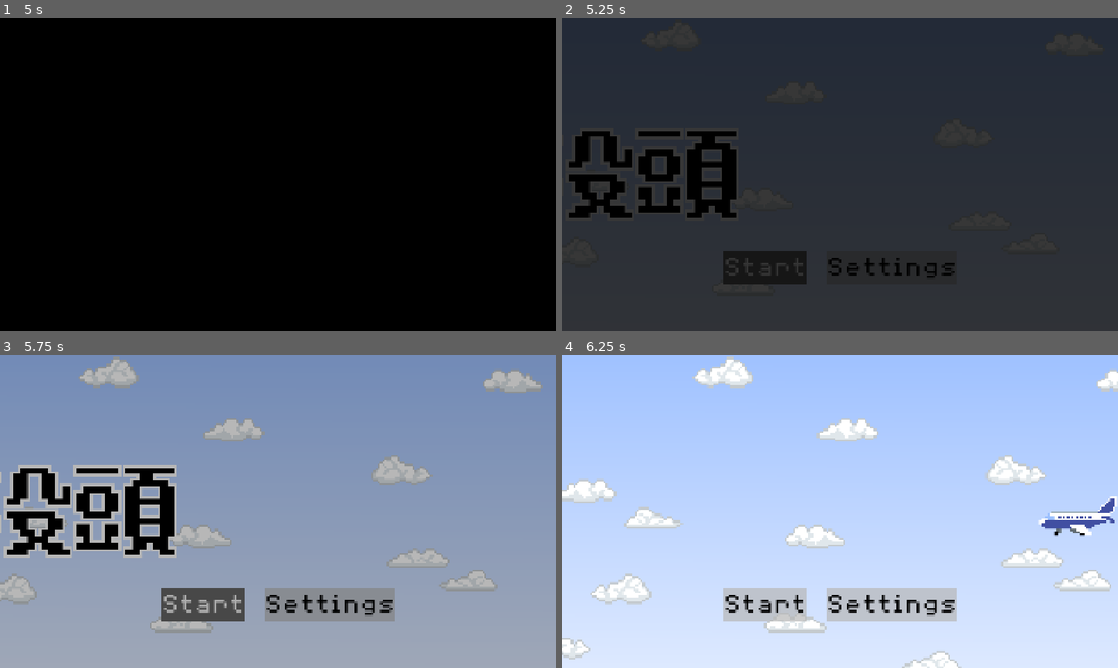
Above: before the commit, frames 1-4 (two rows, left to right).
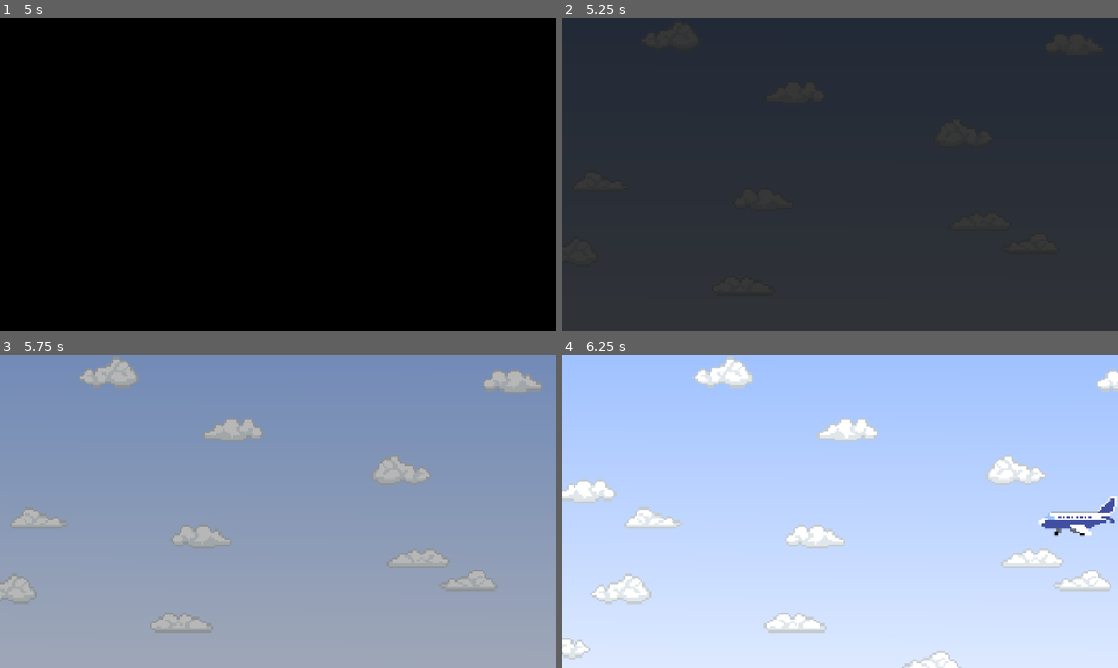
Above: after the commit, the same moments.

Repository: emkartch/Capstone_Bottoh
Game: Godot game, scene res://main.tscn
Two runs of this game, one before a commit and one after it. Both use one fixed random seed, a clock stepped at 60 frames per second and the inputs below.
Inputs (mouse positions are in pixels of both pictures, inside the frame that each line leads up to):
- Up to frame 1 (5 s): click "Convenience Store (Outside)" at 0.5 s; click "Stationary Store (Outside)" at 1.25 s; click "Bookstore (Outside)" at 2 s; click "Clothing Store (Outside)" at 2.75 s; click "Hardware Store (Outside)" at 3.5 s; click (200, 268) at 4.25 s, where only the run before the commit has a clickable "Start"
- Up to frame 2 (5.25 s): click (762, 268) at 5 s, where only the run before the commit has a clickable "Start"
- Up to frame 3 (5.75 s): no input
- Up to frame 4 (6.25 s): click "Barber Shop (Outside)" at 5.75 s

Frame 1 is identical in both runs. In frame 2, 5.9% of the frame differs, in the area x 1-71%, y 36-86%; in frame 3, 11%, in the area x 0-71%, y 35-86%; in frame 4, 4.1%.

Commit message:
Title Screen Animation

Diff:
--- a/没頭-(bottou)/hud/in game/hud.gd
+++ b/没頭-(bottou)/hud/in game/hud.gd
@@ -14,7 +14,9 @@
 @onready var transition_animation = get_node("/root/Main/SceneTransitionAnimation/AnimationPlayer")
 @onready var title_screen_animate = $TitleScreen/AnimationPlayer
 @onready var title_screen_background = $TitleScreen/Background
-@onready var title_screen_passport = $TitleScreen/Passport
+@onready var title_screen_uspassport = $TitleScreen/USPassport
+@onready var title_screen_jpnpassport = $TitleScreen/JPNPassport
+@onready var title_screen_logo = $TitleScreen/TitleLogo
 
 func _ready():
 
@@ -23,7 +25,9 @@
 	in_game.visible = false
 
 	title_screen_background.texture = preload("res://hud/title screen/TitleScreen1.png")
-	title_screen_passport.position.x = 1920
+	title_screen_uspassport.position.x = 1920
+	title_screen_logo.position.x = -720
+	title_screen_jpnpassport.position = Vector2(148,-498)
 
 func show_start():
 
--- a/没頭-(bottou)/hud/in game/hud.tscn
+++ b/没頭-(bottou)/hud/in game/hud.tscn
@@ -17,6 +17,7 @@
 [ext_resource type="Texture2D" uid="uid://dg8df3c2mesr8" path="res://hud/title screen/OpenPassport1.png" id="14_s867w"]
 [ext_resource type="Texture2D" uid="uid://chrxsdpem181w" path="res://hud/title screen/TitleScreen1.png" id="14_ul0pr"]
 [ext_resource type="Texture2D" uid="uid://bu42hxku0aoel" path="res://hud/title screen/OpenPassport2.png" id="15_31xeh"]
+[ext_resource type="Texture2D" uid="uid://c7yhenlutu15v" path="res://hud/title screen/JapanPassport.png" id="15_mcppi"]
 [ext_resource type="Texture2D" uid="uid://b48e6qamaq6yx" path="res://hud/title screen/Title Logo.png" id="15_n3i3j"]
 [ext_resource type="Texture2D" uid="uid://j5dw0oh5d7nl" path="res://hud/title screen/TitleScreen2.png" id="15_s867w"]
 [ext_resource type="Texture2D" uid="uid://cokjp58l2p7fs" path="res://hud/title screen/OpenPassport3.png" id="16_n3i3j"]
@@ -48,6 +49,7 @@
 [ext_resource type="Texture2D" uid="uid://c5x0538lpyemm" path="res://hud/title screen/TitleScreen16.png" id="29_iqqq5"]
 [ext_resource type="Texture2D" uid="uid://djex00qvly55r" path="res://hud/title screen/OpenPassport16.png" id="29_wmwpu"]
 [ext_resource type="Texture2D" uid="uid://bqob760vud5ck" path="res://hud/title screen/TitleScreen17.png" id="30_31xeh"]
+[ext_resource type="Texture2D" uid="uid://cuwk73vu050o2" path="res://inventory/USPassport.png" id="49_nfxdc"]
 
 [sub_resource type="StyleBoxTexture" id="StyleBoxTexture_jvpmi"]
 texture = ExtResource("4_hwufu")
@@ -135,7 +137,7 @@
 tracks/1/type = "value"
 tracks/1/imported = false
 tracks/1/enabled = true
-tracks/1/path = NodePath("Passport:position")
+tracks/1/path = NodePath("USPassport:position")
 tracks/1/interp = 1
 tracks/1/loop_wrap = true
 tracks/1/keys = {
@@ -147,7 +149,7 @@
 tracks/2/type = "value"
 tracks/2/imported = false
 tracks/2/enabled = true
-tracks/2/path = NodePath("Passport:rotation")
+tracks/2/path = NodePath("USPassport:rotation")
 tracks/2/interp = 1
 tracks/2/loop_wrap = true
 tracks/2/keys = {
@@ -159,7 +161,7 @@
 tracks/3/type = "value"
 tracks/3/imported = false
 tracks/3/enabled = true
-tracks/3/path = NodePath("Passport:texture")
+tracks/3/path = NodePath("USPassport:texture")
 tracks/3/interp = 1
 tracks/3/loop_wrap = true
 tracks/3/keys = {
@@ -171,7 +173,7 @@
 tracks/4/type = "bezier"
 tracks/4/imported = false
 tracks/4/enabled = true
-tracks/4/path = NodePath("Title Logo:position:x")
+tracks/4/path = NodePath("TitleLogo:position:x")
 tracks/4/interp = 1
 tracks/4/loop_wrap = true
 tracks/4/keys = {
@@ -179,6 +181,42 @@
 "points": PackedFloat32Array(-107.88086, -0.25, 0, 0.25, 0),
 "times": PackedFloat32Array(0)
 }
+tracks/5/type = "value"
+tracks/5/imported = false
+tracks/5/enabled = true
+tracks/5/path = NodePath("USPassport:size")
+tracks/5/interp = 1
+tracks/5/loop_wrap = true
+tracks/5/keys = {
+"times": PackedFloat32Array(0),
+"transitions": PackedFloat32Array(1),
+"update": 0,
+"values": [Vector2(704.00024, 464.00037)]
+}
+tracks/6/type = "value"
+tracks/6/imported = false
+tracks/6/enabled = true
+tracks/6/path = NodePath("JPNPassport:position")
+tracks/6/interp = 1
+tracks/6/loop_wrap = true
+tracks/6/keys = {
+"times": PackedFloat32Array(0),
+"transitions": PackedFloat32Array(1),
+"update": 0,
+"values": [Vector2(148, 271)]
+}
+tracks/7/type = "value"
+tracks/7/imported = false
+tracks/7/enabled = true
+tracks/7/path = NodePath("TSButtons:modulate")
+tracks/7/interp = 1
+tracks/7/loop_wrap = true
+tracks/7/keys = {
+"times": PackedFloat32Array(0),
+"transitions": PackedFloat32Array(1),
+"update": 0,
+"values": [Color(1, 1, 1, 0)]
+}
 
 [sub_resource type="Animation" id="Animation_s3k6s"]
 resource_name = "passport"
@@ -186,7 +224,7 @@
 tracks/0/type = "value"
 tracks/0/imported = false
 tracks/0/enabled = true
-tracks/0/path = NodePath("Passport:position")
+tracks/0/path = NodePath("USPassport:position")
 tracks/0/interp = 1
 tracks/0/loop_wrap = true
 tracks/0/keys = {
@@ -198,7 +236,7 @@
 tracks/1/type = "value"
 tracks/1/imported = false
 tracks/1/enabled = true
-tracks/1/path = NodePath("Passport:rotation")
+tracks/1/path = NodePath("USPassport:rotation")
 tracks/1/interp = 1
 tracks/1/loop_wrap = true
 tracks/1/keys = {
@@ -210,7 +248,7 @@
 tracks/2/type = "value"
 tracks/2/imported = false
 tracks/2/enabled = true
-tracks/2/path = NodePath("Passport:texture")
+tracks/2/path = NodePath("USPassport:texture")
 tracks/2/interp = 1
 tracks/2/loop_wrap = true
 tracks/2/keys = {
@@ -241,19 +279,19 @@
 tracks/1/type = "value"
 tracks/1/imported = false
 tracks/1/enabled = true
-tracks/1/path = NodePath("Passport:position")
+tracks/1/path = NodePath("USPassport:position")
 tracks/1/interp = 1
 tracks/1/loop_wrap = true
 tracks/1/keys = {
-"times": PackedFloat32Array(1.2750281, 1.9750282, 4, 4.5),
-"transitions": PackedFloat32Array(0.5, 2, 0.5, 2),
-"update": 0,
-"values": [Vector2(1920, 308), Vector2(608, 308), Vector2(608, 308), Vector2(1050, 308)]
+"times": PackedFloat32Array(1.2750281, 1.9750282, 3.475, 4, 4.5),
+"transitions": PackedFloat32Array(0.5, 2, 0, 0.5, 2),
+"update": 0,
+"values": [Vector2(1920, 308), Vector2(608, 308), Vector2(608, 308), Vector2(960, 308), Vector2(1400, 308)]
 }
 tracks/2/type = "value"
 tracks/2/imported = false
 tracks/2/enabled = true
-tracks/2/path = NodePath("Passport:rotation")
+tracks/2/path = NodePath("USPassport:rotation")
 tracks/2/interp = 1
 tracks/2/loop_wrap = true
 tracks/2/keys = {
@@ -265,19 +303,19 @@
 tracks/3/type = "value"
 tracks/3/imported = false
 tracks/3/enabled = true
-tracks/3/path = NodePath("Passport:texture")
+tracks/3/path = NodePath("USPassport:texture")
 tracks/3/interp = 1
 tracks/3/loop_wrap = true
 tracks/3/keys = {
 "times": PackedFloat32Array(1.9750282, 2.0750282, 2.175028, 2.275028, 2.3750284, 2.4750283, 2.5750282, 2.675028, 2.775028, 2.8750284, 2.9750283, 3.0750282, 3.175028, 3.275028, 3.375028, 3.4750283, 4),
 "transitions": PackedFloat32Array(1, 1, 1, 1, 1, 1, 1, 1, 1, 1, 1, 1, 1, 1, 1, 1, 1),
 "update": 1,
-"values": [ExtResource("14_s867w"), ExtResource("15_31xeh"), …(324 unchanged characters)… , ExtResource("29_wmwpu"), ExtResource("15_31xeh")]
+"values": [ExtResource("14_s867w"), ExtResource("15_31xeh"), …(324 unchanged characters)… , ExtResource("29_wmwpu"), ExtResource("49_nfxdc")]
 }
 tracks/4/type = "bezier"
 tracks/4/imported = false
 tracks/4/enabled = true
-tracks/4/path = NodePath("Title Logo:position:x")
+tracks/4/path = NodePath("TitleLogo:position:x")
 tracks/4/interp = 1
 tracks/4/loop_wrap = true
 tracks/4/keys = {
@@ -285,6 +323,42 @@
 "points": PackedFloat32Array(-720, 0, 0, 0.22655416, 368, 600.00055, -0.75071716, -729.00055, 0, 0),
 "times": PackedFloat32Array(3.7, 4.6)
 }
+tracks/5/type = "value"
+tracks/5/imported = false
+tracks/5/enabled = true
+tracks/5/path = NodePath("USPassport:size")
+tracks/5/interp = 1
+tracks/5/loop_wrap = true
+tracks/5/keys = {
+"times": PackedFloat32Array(3.475, 4),
+"transitions": PackedFloat32Array(0, 1),
+"update": 0,
+"values": [Vector2(704.00024, 464.00037), Vector2(352, 464)]
+}
+tracks/6/type = "value"
+tracks/6/imported = false
+tracks/6/enabled = true
+tracks/6/path = NodePath("JPNPassport:position")
+tracks/6/interp = 1
+tracks/6/loop_wrap = true
+tracks/6/keys = {
+"times": PackedFloat32Array(4.5, 5),
+"transitions": PackedFloat32Array(0.5, 2),
+"update": 0,
+"values": [Vector2(148, -498), Vector2(148, 271)]
+}
+tracks/7/type = "value"
+tracks/7/imported = false
+tracks/7/enabled = true
+tracks/7/path = NodePath("TSButtons:modulate")
+tracks/7/interp = 1
+tracks/7/loop_wrap = true
+tracks/7/keys = {
+"times": PackedFloat32Array(5.1, 5.4),
+"transitions": PackedFloat32Array(1, 1),
+"update": 0,
+"values": [Color(1, 1, 1, 0), Color(1, 1, 1, 1)]
+}
 
 [sub_resource type="AnimationLibrary" id="AnimationLibrary_mcppi"]
 _data = {
@@ -293,6 +367,18 @@
 &"title_logo": SubResource("Animation_mcppi"),
 &"title_screen": SubResource("Animation_6qyl7")
 }
+
+[sub_resource type="StyleBoxTexture" id="StyleBoxTexture_mcppi"]
+texture = ExtResource("12_mq7b8")
+texture_margin_left = 20.0
+texture_margin_top = 10.0
+texture_margin_right = 20.0
+
+[sub_resource type="StyleBoxTexture" id="StyleBoxTexture_nfxdc"]
+texture = ExtResource("12_mq7b8")
+texture_margin_left = 20.0
+texture_margin_top = 10.0
+texture_margin_right = 20.0
 
 [node name="HUD" type="CanvasLayer" unique_id=179951230]
 process_mode = 3
@@ -521,30 +607,31 @@
 grow_horizontal = 2
 grow_vertical = 2
 
-[node name="Passport" type="TextureRect" parent="TitleScreen" unique_id=274798542]
-anchors_preset = 8
-anchor_left = 0.5
-anchor_top = 0.5
-anchor_right = 0.5
-anchor_bottom = 0.5
-offset_left = -352.0
-offset_top = -232.0
-offset_right = 352.0
-offset_bottom = 232.00037
-grow_horizontal = 2
-grow_vertical = 2
+[node name="USPassport" type="TextureRect" parent="TitleScreen" unique_id=274798542]
+offset_left = 608.0
+offset_top = 308.0
+offset_right = 1312.0002
+offset_bottom = 772.00037
 texture = ExtResource("14_s867w")
 
-[node name="Title Logo" type="TextureRect" parent="TitleScreen" unique_id=1930320092]
+[node name="JPNPassport" type="TextureRect" parent="TitleScreen" unique_id=817778454]
+offset_left = 148.0
+offset_top = 271.0
+offset_right = 500.0
+offset_bottom = 735.0
+rotation = 0.10471976
+texture = ExtResource("15_mcppi")
+
+[node name="TitleLogo" type="TextureRect" parent="TitleScreen" unique_id=1930320092]
 anchors_preset = 8
 anchor_left = 0.5
 anchor_top = 0.5
 anchor_right = 0.5
 anchor_bottom = 0.5
 offset_left = -1067.8809
-offset_top = -160.00003
-offset_right = -347.87872
-offset_bottom = 160.0
+offset_top = -232.0
+offset_right = -347.87946
+offset_bottom = 232.0
 grow_horizontal = 2
 grow_vertical = 2
 theme = ExtResource("2_2gk58")
@@ -554,11 +641,12 @@
 libraries/ = SubResource("AnimationLibrary_mcppi")
 
 [node name="TSButtons" type="HBoxContainer" parent="TitleScreen" unique_id=2056952131]
+modulate = Color(1, 1, 1, 0)
 anchors_preset = -1
 anchor_left = 0.5
-anchor_top = 0.85
+anchor_top = 0.9
 anchor_right = 0.5
-anchor_bottom = 0.85
+anchor_bottom = 0.9
 offset_left = -276.0
 offset_top = -78.0
 offset_right = 276.0
@@ -572,12 +660,14 @@
 layout_mode = 2
 theme = ExtResource("2_2gk58")
 theme_override_font_sizes/font_size = 100
+theme_override_styles/normal = SubResource("StyleBoxTexture_mcppi")
 text = "Start"
 
 [node name="SettingsButton" type="Button" parent="TitleScreen/TSButtons" unique_id=847954879]
 layout_mode = 2
 theme = ExtResource("2_2gk58")
 theme_override_font_sizes/font_size = 100
+theme_override_styles/normal = SubResource("StyleBoxTexture_nfxdc")
 text = "Settings"
 
 [node name="Label" type="Label" parent="TitleScreen" unique_id=1208799082]
Binary file added: 没頭-(bottou)/hud/title screen/JapanPassport.png
Not shown, added: 没頭-(bottou)/hud/title screen/JapanPassport.png.import
Binary file changed: 没頭-(bottou)/hud/title screen/Title Logo.png
Not shown, changed: Aseprite/Logo/Title Logo.aseprite
